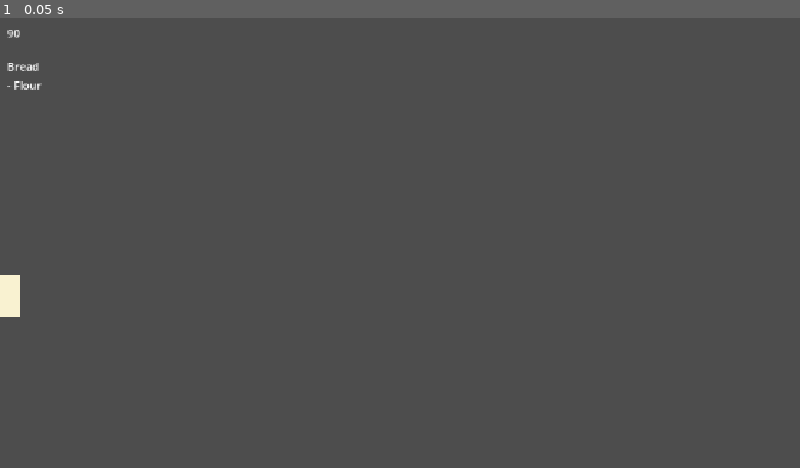
Above: before the commit, frame 1.
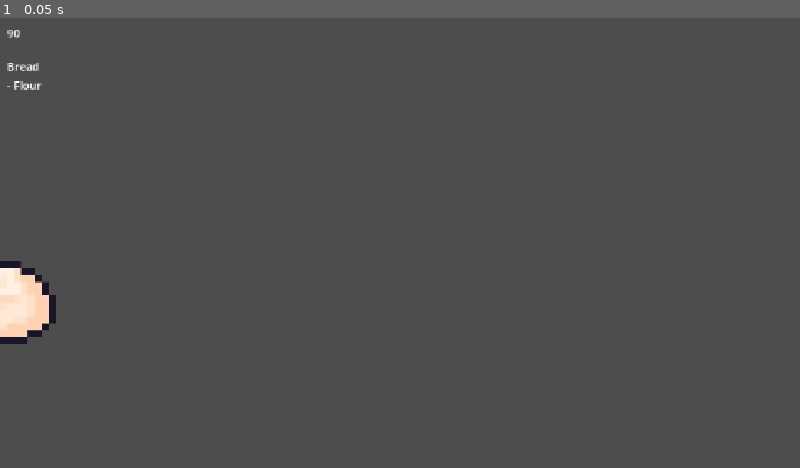
Above: after the commit, the same moment.

Repository: Krisha052/sweet-treat
Game: Godot game, scene res://scenes/levels/level_base.tscn
Two runs of this game, one before a commit and one after it. Both use one fixed random seed, a clock stepped at 60 frames per second and the inputs below. This scene is started directly instead of the project's main scene.
Inputs:
- Up to frame 1 (0.05 s): no input

The runs differ from the first frame. In frame 1, 0.8% of the frame differs, in the area x 0-7%, y 54-73%.

Commit message:
Add 12 ingredient resources with real textures and placeholder fallbacks
Resources created in data/ingredients/:
- coconut.tres, cherry.tres, red_tea.tres, bean_raw.tres
- bean_light_roast.tres, bean_medium_roast.tres, bean_dark_roast.tres
- ingredient_espresso.tres (no texture — color placeholder #401F0A)
- Updated: example_flour.tres, egg.tres, milk.tres, strawberry.tres
  (dropped old scene= pointer, added icon= texture reference)

Texture assets committed to assets/textures/ingredients/ (11 PNGs):
cherry, coconut, darkroast, egg, flour, lightroast, mediumroast, milk,
raw, redTea, strawberry — all assigned to IngredientData.icon.
Also committed assets/textures/dishes/ (10 PNGs) for future recipe use.

Espresso ingredient is the only placeholder (no matching source PNG
in ingredients folder); ingredient.gd's solid-color ImageTexture
fallback renders it as a distinct dark-brown square at runtime.

Headless load of level_base.tscn: zero errors after running --import
to register PNG assets into Godot's resource system.

Co-Authored-By: Claude Sonnet 4.6 <noreply@anthropic.com>

Diff:
--- /dev/null
+++ b/data/ingredients/bean_dark_roast.tres
@@ -0,0 +1,11 @@
+[gd_resource type="Resource" load_steps=3 format=3]
+
+[ext_resource type="Script" path="res://scripts/resources/ingredient_data.gd" id="1_bdrk"]
+[ext_resource type="Texture2D" path="res://assets/textures/ingredients/darkroast.png" id="2_bdrk"]
+
+[resource]
+script = ExtResource("1_bdrk")
+id = "bean_dark_roast"
+display_name = "Bean (Dark Roast)"
+color = Color(0.18, 0.08, 0.02, 1)
+icon = ExtResource("2_bdrk")
--- /dev/null
+++ b/data/ingredients/bean_light_roast.tres
@@ -0,0 +1,11 @@
+[gd_resource type="Resource" load_steps=3 format=3]
+
+[ext_resource type="Script" path="res://scripts/resources/ingredient_data.gd" id="1_blir"]
+[ext_resource type="Texture2D" path="res://assets/textures/ingredients/lightroast.png" id="2_blir"]
+
+[resource]
+script = ExtResource("1_blir")
+id = "bean_light_roast"
+display_name = "Bean (Light Roast)"
+color = Color(0.72, 0.50, 0.25, 1)
+icon = ExtResource("2_blir")
--- /dev/null
+++ b/data/ingredients/bean_medium_roast.tres
@@ -0,0 +1,11 @@
+[gd_resource type="Resource" load_steps=3 format=3]
+
+[ext_resource type="Script" path="res://scripts/resources/ingredient_data.gd" id="1_bmed"]
+[ext_resource type="Texture2D" path="res://assets/textures/ingredients/mediumroast.png" id="2_bmed"]
+
+[resource]
+script = ExtResource("1_bmed")
+id = "bean_medium_roast"
+display_name = "Bean (Medium Roast)"
+color = Color(0.45, 0.28, 0.10, 1)
+icon = ExtResource("2_bmed")
--- /dev/null
+++ b/data/ingredients/bean_raw.tres
@@ -0,0 +1,11 @@
+[gd_resource type="Resource" load_steps=3 format=3]
+
+[ext_resource type="Script" path="res://scripts/resources/ingredient_data.gd" id="1_braw"]
+[ext_resource type="Texture2D" path="res://assets/textures/ingredients/raw.png" id="2_braw"]
+
+[resource]
+script = ExtResource("1_braw")
+id = "bean_raw"
+display_name = "Bean (Raw)"
+color = Color(0.3, 0.55, 0.2, 1)
+icon = ExtResource("2_braw")
--- /dev/null
+++ b/data/ingredients/cherry.tres
@@ -0,0 +1,11 @@
+[gd_resource type="Resource" load_steps=3 format=3]
+
+[ext_resource type="Script" path="res://scripts/resources/ingredient_data.gd" id="1_cherry"]
+[ext_resource type="Texture2D" path="res://assets/textures/ingredients/cherry.png" id="2_cherry"]
+
+[resource]
+script = ExtResource("1_cherry")
+id = "cherry"
+display_name = "Cherry"
+color = Color(0.55, 0.0, 0.12, 1)
+icon = ExtResource("2_cherry")
--- /dev/null
+++ b/data/ingredients/coconut.tres
@@ -0,0 +1,11 @@
+[gd_resource type="Resource" load_steps=3 format=3]
+
+[ext_resource type="Script" path="res://scripts/resources/ingredient_data.gd" id="1_coconut"]
+[ext_resource type="Texture2D" path="res://assets/textures/ingredients/coconut.png" id="2_coconut"]
+
+[resource]
+script = ExtResource("1_coconut")
+id = "coconut"
+display_name = "Coconut"
+color = Color(0.92, 0.85, 0.70, 1)
+icon = ExtResource("2_coconut")
--- a/data/ingredients/egg.tres
+++ b/data/ingredients/egg.tres
@@ -1,11 +1,11 @@
 [gd_resource type="Resource" load_steps=3 format=3]
 
-[ext_resource type="Script" path="res://scripts/resources/ingredient_data.gd" id="1"]
-[ext_resource type="PackedScene" path="res://scenes/gameplay/ingredient.tscn" id="2"]
+[ext_resource type="Script" path="res://scripts/resources/ingredient_data.gd" id="1_egg"]
+[ext_resource type="Texture2D" path="res://assets/textures/ingredients/egg.png" id="2_egg"]
 
 [resource]
-script = ExtResource("1")
+script = ExtResource("1_egg")
 id = "egg"
 display_name = "Egg"
 color = Color(1.0, 0.72, 0.15, 1)
-scene = ExtResource("2")
+icon = ExtResource("2_egg")
--- a/data/ingredients/example_flour.tres
+++ b/data/ingredients/example_flour.tres
@@ -1,11 +1,11 @@
 [gd_resource type="Resource" load_steps=3 format=3 uid="uid://c300000000001"]
 
 [ext_resource type="Script" path="res://scripts/resources/ingredient_data.gd" id="1_flour"]
-[ext_resource type="PackedScene" path="res://scenes/gameplay/ingredient.tscn" id="2_flour"]
+[ext_resource type="Texture2D" path="res://assets/textures/ingredients/flour.png" id="2_flour"]
 
 [resource]
 script = ExtResource("1_flour")
 id = "flour"
 display_name = "Flour"
 color = Color(0.98, 0.95, 0.82, 1)
-scene = ExtResource("2_flour")
+icon = ExtResource("2_flour")
--- /dev/null
+++ b/data/ingredients/ingredient_espresso.tres
@@ -0,0 +1,9 @@
+[gd_resource type="Resource" load_steps=2 format=3]
+
+[ext_resource type="Script" path="res://scripts/resources/ingredient_data.gd" id="1_esp"]
+
+[resource]
+script = ExtResource("1_esp")
+id = "espresso"
+display_name = "Espresso"
+color = Color(0.25, 0.12, 0.04, 1)
--- a/data/ingredients/milk.tres
+++ b/data/ingredients/milk.tres
@@ -1,11 +1,11 @@
 [gd_resource type="Resource" load_steps=3 format=3]
 
-[ext_resource type="Script" path="res://scripts/resources/ingredient_data.gd" id="1"]
-[ext_resource type="PackedScene" path="res://scenes/gameplay/ingredient_cylinder.tscn" id="2"]
+[ext_resource type="Script" path="res://scripts/resources/ingredient_data.gd" id="1_milk"]
+[ext_resource type="Texture2D" path="res://assets/textures/ingredients/milk.png" id="2_milk"]
 
 [resource]
-script = ExtResource("1")
+script = ExtResource("1_milk")
 id = "milk"
 display_name = "Milk"
 color = Color(0.75, 0.88, 1.0, 1)
-scene = ExtResource("2")
+icon = ExtResource("2_milk")
--- /dev/null
+++ b/data/ingredients/red_tea.tres
@@ -0,0 +1,11 @@
+[gd_resource type="Resource" load_steps=3 format=3]
+
+[ext_resource type="Script" path="res://scripts/resources/ingredient_data.gd" id="1_rtea"]
+[ext_resource type="Texture2D" path="res://assets/textures/ingredients/redTea.png" id="2_rtea"]
+
+[resource]
+script = ExtResource("1_rtea")
+id = "red_tea"
+display_name = "Red Tea"
+color = Color(0.70, 0.25, 0.08, 1)
+icon = ExtResource("2_rtea")
--- a/data/ingredients/strawberry.tres
+++ b/data/ingredients/strawberry.tres
@@ -1,11 +1,11 @@
 [gd_resource type="Resource" load_steps=3 format=3]
 
-[ext_resource type="Script" path="res://scripts/resources/ingredient_data.gd" id="1"]
-[ext_resource type="PackedScene" path="res://scenes/gameplay/ingredient.tscn" id="2"]
+[ext_resource type="Script" path="res://scripts/resources/ingredient_data.gd" id="1_straw"]
+[ext_resource type="Texture2D" path="res://assets/textures/ingredients/strawberry.png" id="2_straw"]
 
 [resource]
-script = ExtResource("1")
+script = ExtResource("1_straw")
 id = "strawberry"
 display_name = "Strawberry"
 color = Color(0.9, 0.1, 0.2, 1)
-scene = ExtResource("2")
+icon = ExtResource("2_straw")
Binary file added: assets/textures/dishes/Bread.png
Binary file added: assets/textures/dishes/Bun.png
Binary file added: assets/textures/dishes/Cappuccino.png
Binary file added: assets/textures/dishes/CherryCake.png
Binary file added: assets/textures/dishes/CoconutCake.png
Binary file added: assets/textures/dishes/CoffeeCake.png
Binary file added: assets/textures/dishes/Croissant.png
Binary file added: assets/textures/dishes/Espresso.png
Binary file added: assets/textures/dishes/Latte.png
Binary file added: assets/textures/dishes/StrawberryCake.png
Binary file added: assets/textures/ingredients/cherry.png
Binary file added: assets/textures/ingredients/coconut.png
(and 10 more such lines)
